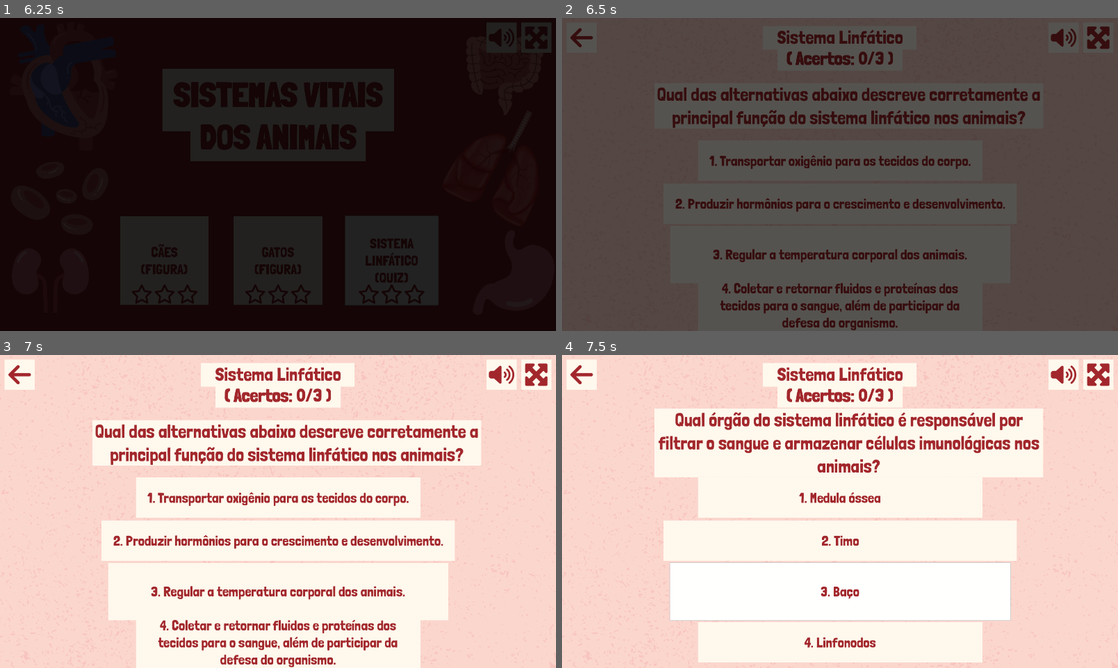
Above: before the commit, frames 1-4 (two rows, left to right).
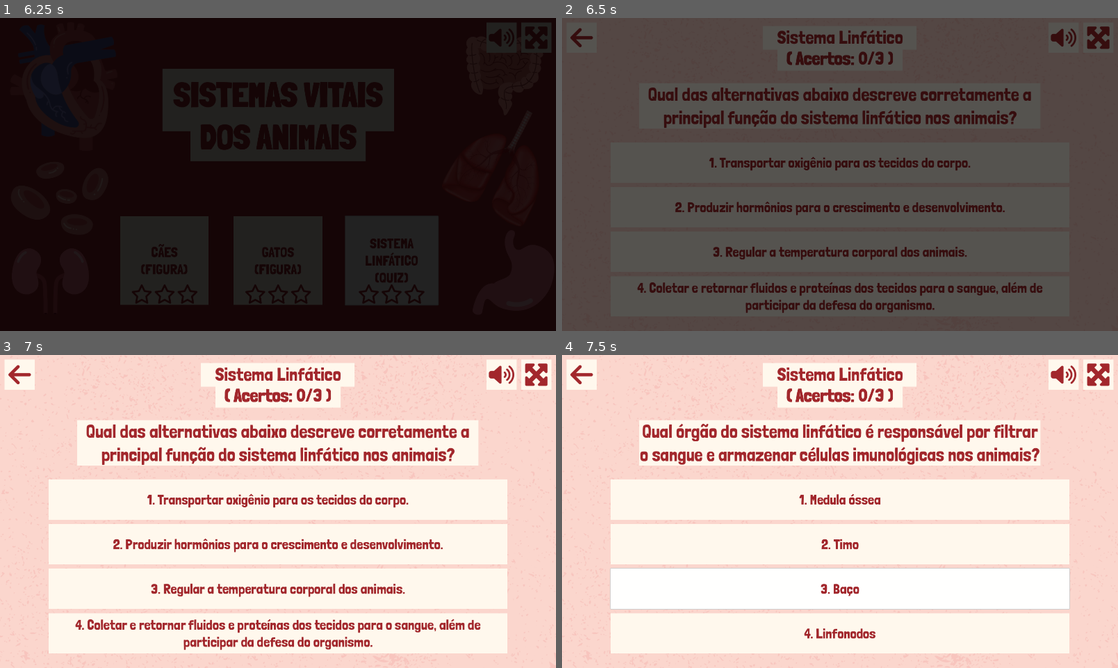
Above: after the commit, the same moments.

Repository: telmotrooper/vet-game
Game: Godot game, scene res://main.tscn
Same seed, same stepped clock (60 frames per second), same inputs: the game is played once before the commit and once after it.
Inputs (mouse positions are in pixels of both pictures, inside the frame that each line leads up to):
- Up to frame 1 (6.25 s): tap Enter at 0.5 s; click (533, 36) at 1.25 s; click "CÃES (FIGURA)" at 2 s; click (533, 36) at 2.75 s; click (533, 36) at 3.5 s; click (22, 36) at 4.25 s; click "GATOS (FIGURA)" at 5 s; click "SISTEMA LINFÁTICO (QUIZ)" at 5.75 s
- Up to frame 2 (6.5 s): no input
- Up to frame 3 (7 s): click "1. Transportar oxigênio para …" at 6.5 s
- Up to frame 4 (7.5 s): click "3. Regular a temperatura corp…" at 7.25 s

Frame 1 is identical in both runs. In frame 2, 6.9% of the frame differs, in the area x 13-87%, y 22-100%; in frame 3, 27%; in frame 4, 31%, in the area x 8-92%, y 17-99%.

Commit message:
spacing answers

Diff:
--- a/levels/lymphatic_system_level/lymphatic_system_level.tscn
+++ b/levels/lymphatic_system_level/lymphatic_system_level.tscn
@@ -97,9 +97,9 @@
 anchor_top = 0.5
 anchor_right = 0.5
 anchor_bottom = 0.5
-offset_left = -641.0
+offset_left = -693.0
 offset_top = -315.0
-offset_right = 702.0
+offset_right = 693.0
 offset_bottom = -158.0
 grow_horizontal = 2
 grow_vertical = 2
@@ -125,75 +125,47 @@
 color = Color(1, 0.972549, 0.929412, 1)
 metadata/_edit_lock_ = true
 
-[node name="Answer1" type="Button" parent="." groups=["answers"]]
+[node name="VBoxContainer" type="VBoxContainer" parent="."]
 layout_mode = 1
-anchors_preset = 8
+anchors_preset = 7
 anchor_left = 0.5
-anchor_top = 0.5
+anchor_top = 1.0
 anchor_right = 0.5
-anchor_bottom = 0.5
-offset_left = -491.5
-offset_top = -117.5
-offset_right = 491.5
-offset_bottom = 21.5
+anchor_bottom = 1.0
+offset_left = -792.0
+offset_top = -680.0
+offset_right = 792.0
+offset_bottom = -20.0
 grow_horizontal = 2
-grow_vertical = 2
+grow_vertical = 0
+mouse_filter = 2
+alignment = 1
+
+[node name="Answer1" type="Button" parent="VBoxContainer" groups=["answers"]]
+layout_mode = 2
 text = "1. Transportar oxigênio para os tecidos do corpo."
 autowrap_mode = 2
 script = ExtResource("9_ywt1q")
 
-[node name="Answer2" type="Button" parent="." groups=["answers"]]
-layout_mode = 1
-anchors_preset = 8
-anchor_left = 0.5
-anchor_top = 0.5
-anchor_right = 0.5
-anchor_bottom = 0.5
-offset_left = -609.5
-offset_top = 31.0
-offset_right = 610.5
-offset_bottom = 170.0
-grow_horizontal = 2
-grow_vertical = 2
+[node name="Answer2" type="Button" parent="VBoxContainer" groups=["answers"]]
+layout_mode = 2
 text = "2. Produzir hormônios para o crescimento e desenvolvimento."
 autowrap_mode = 2
 script = ExtResource("9_ywt1q")
 
-[node name="Answer3" type="Button" parent="." groups=["answers"]]
-layout_mode = 1
-anchors_preset = 8
-anchor_left = 0.5
-anchor_top = 0.5
-anchor_right = 0.5
-anchor_bottom = 0.5
-offset_left = -587.0
-offset_top = 176.5
-offset_right = 588.0
-offset_bottom = 374.5
-grow_horizontal = 2
-grow_vertical = 2
+[node name="Answer3" type="Button" parent="VBoxContainer" groups=["answers"]]
+layout_mode = 2
 text = "3. Coletar e retornar fluidos e proteínas dos tecidos para o sangue, além de participar da defesa do organismo."
 autowrap_mode = 2
 script = ExtResource("9_ywt1q")
 
-[node name="Answer4" type="Button" parent="." groups=["answers"]]
-layout_mode = 1
-anchors_preset = 8
-anchor_left = 0.5
-anchor_top = 0.5
-anchor_right = 0.5
-anchor_bottom = 0.5
-offset_left = -491.0
-offset_top = 382.0
-offset_right = 492.0
-offset_bottom = 521.0
-grow_horizontal = 2
-grow_vertical = 2
+[node name="Answer4" type="Button" parent="VBoxContainer" groups=["answers"]]
+layout_mode = 2
 text = "4. Regular a temperatura corporal dos animais."
 autowrap_mode = 2
 script = ExtResource("9_ywt1q")
 
-[connection signal="question_answered" from="Answer1" to="." method="_on_question_answered"]
-[connection signal="question_answered" from="Answer2" to="." method="_on_question_answered"]
-[connection signal="question_answered" from="Answer3" to="." method="_on_question_answered"]
-[connection signal="question_answered" from="Answer4" to="." method="_on_question_answered"]
+[connection signal="question_answered" from="VBoxContainer/Answer1" to="." method="_on_question_answered"]
+[connection signal="question_answered" from="VBoxContainer/Answer2" to="." method="_on_question_answered"]
+[connection signal="question_answered" from="VBoxContainer/Answer3" to="." method="_on_question_answered"]
+[connection signal="question_answered" from="VBoxContainer/Answer4" to="." method="_on_question_answered"]
--- a/levels/quiz_level.gd
+++ b/levels/quiz_level.gd
@@ -2,7 +2,7 @@
 
 @export var questions: Array[QuizQuestion]
 
-var current_question: Resource
+var current_question: QuizQuestion
 var question_counter: int
 var score := 0
 
--- a/ui/theme.tres
+++ b/ui/theme.tres
@@ -46,3 +46,4 @@
 RichTextLabel/font_sizes/normal_font_size = 64
 RichTextLabel/fonts/bold_font = ExtResource("1_ajffp")
 RichTextLabel/fonts/normal_font = ExtResource("2_6oqn0")
+VBoxContainer/constants/separation = 15
